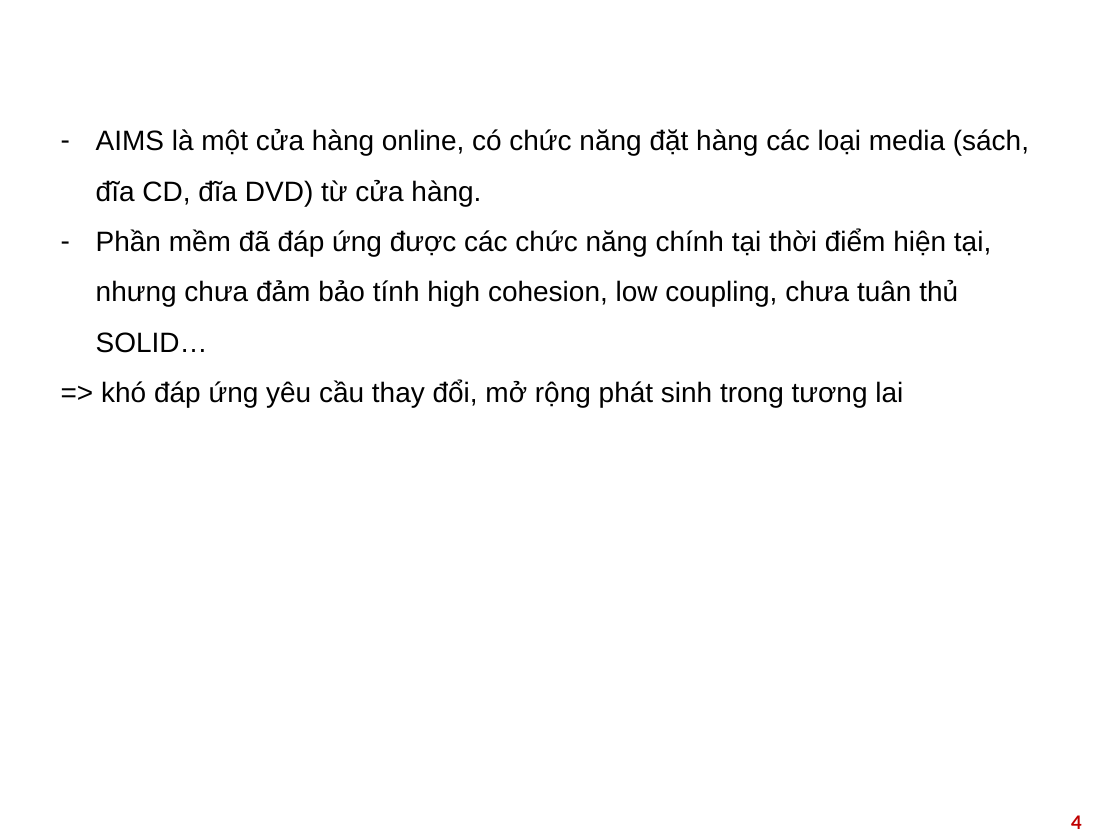
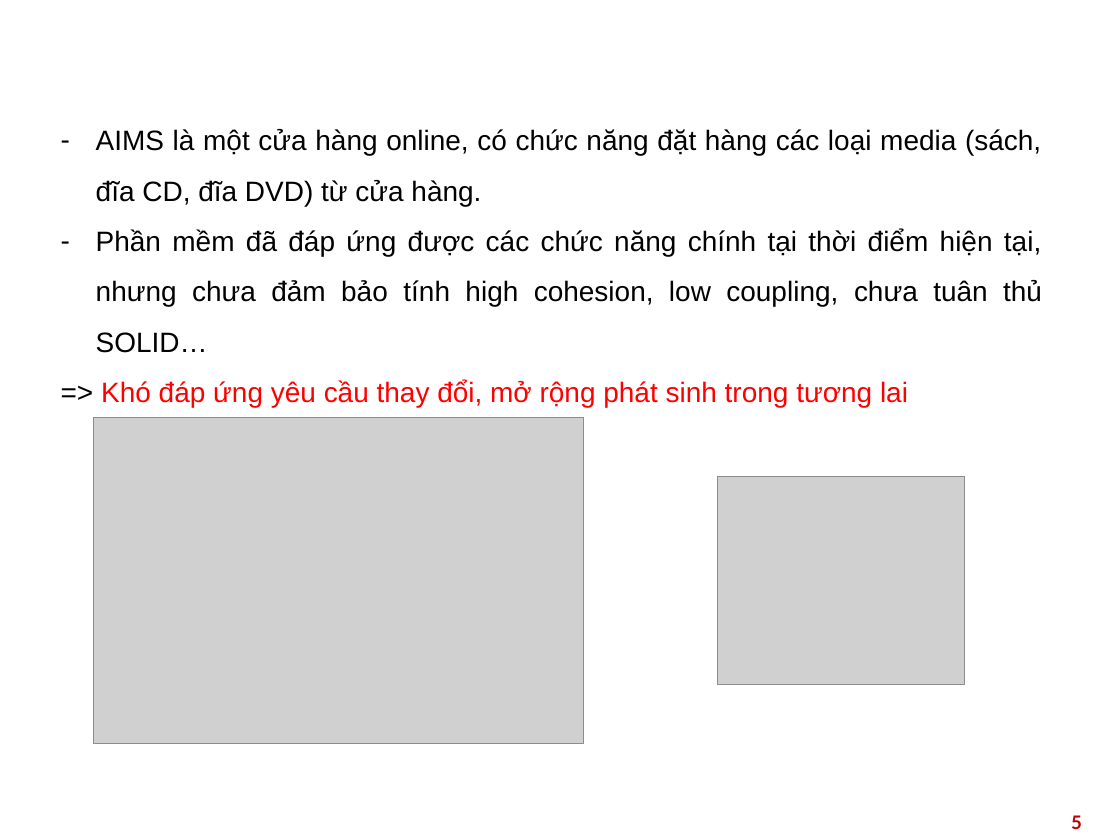
Before and after one commit to HieuPham2000/DP.20212.03, a slide deck: slide 5 of presentation/Design_Pattern_Slide.pptx (slide 4 before the commit). Drawn at 1120x840 pixels with LibreOffice and Linux fonts; fonts in the diff are those of the drawing; grey boxes stand for pictures; background and template pictures are left out. Boxes give left, top, right and bottom in pixels: in the first picture for what was removed or moved away, otherwise in the second. Text is boxed around its words. In the diff, an @@ line names an element or a change of style, - is before the commit and + after.

```diff
--- a/presentation/Design_Pattern_Slide.pptx
+++ b/presentation/Design_Pattern_Slide.pptx
@@ text at <box>96,129,1042,353</box>: alignment left to justified @@
@@ text at <box>101,380,908,407</box>: text changed; text colour #000000 to #FF0000 @@
-=> khó đáp ứng yêu cầu thay đổi, mở rộng phát sinh trong tương lai
+=> Khó đáp ứng yêu cầu thay đổi, mở rộng phát sinh trong tương lai
@@ picture added at <box>94,417,585,743</box> @@
@@ picture added at <box>718,476,964,684</box> @@
@@ page number at <box>1071,815,1082,829</box>: text changed @@
-4
+5
```
Also in this commit, not shown: 3 other slides changed, 5 slides added, 1 slide removed.
